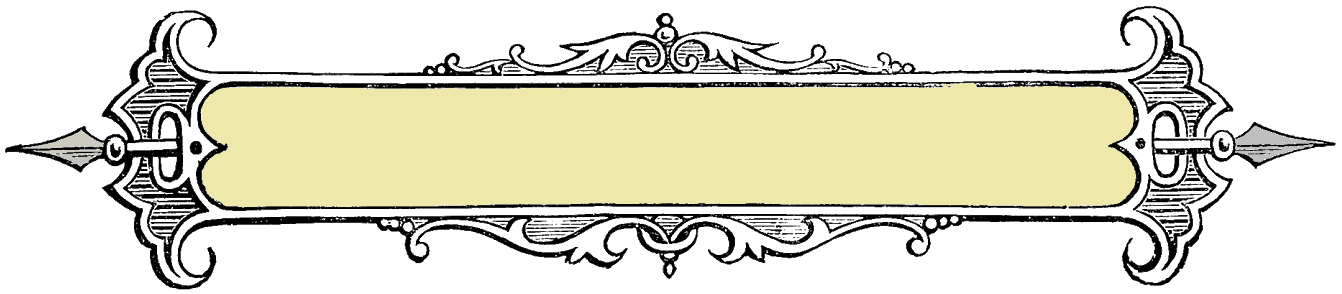
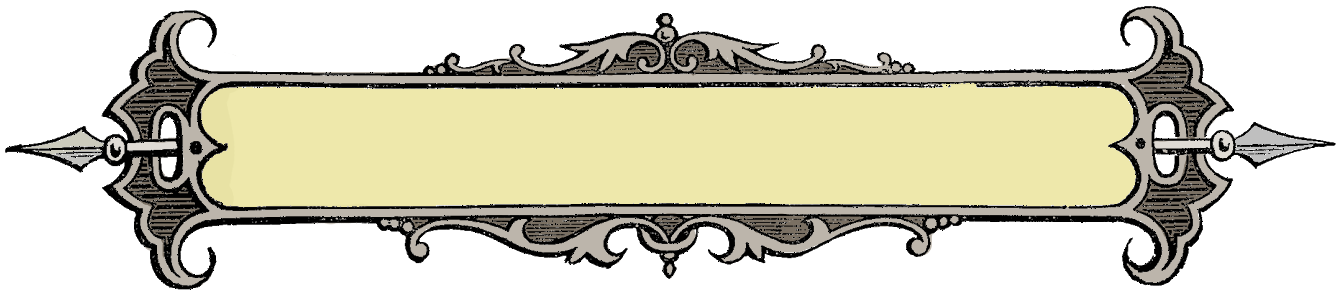
Two versions of the same layered image (1342x294). Layer-by-layer changes:
moved "grimoire_button.png" above "fill #1", painted on it over (x1=9, y1=8, x2=1296, y2=290)
added layer "fill #1" above "fill #2" over (x1=106, y1=132, x2=1235, y2=163)
added layer "fill #2" above "fill" over (x1=122, y1=40, x2=1212, y2=259)
painted on "fill" over (x1=106, y1=8, x2=1236, y2=290)
